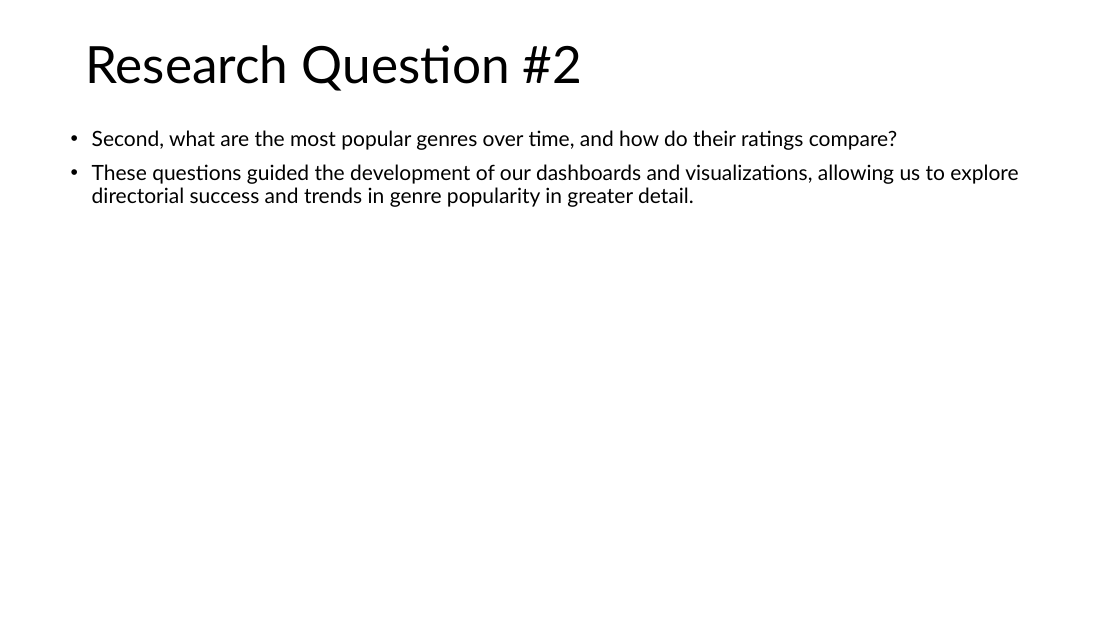
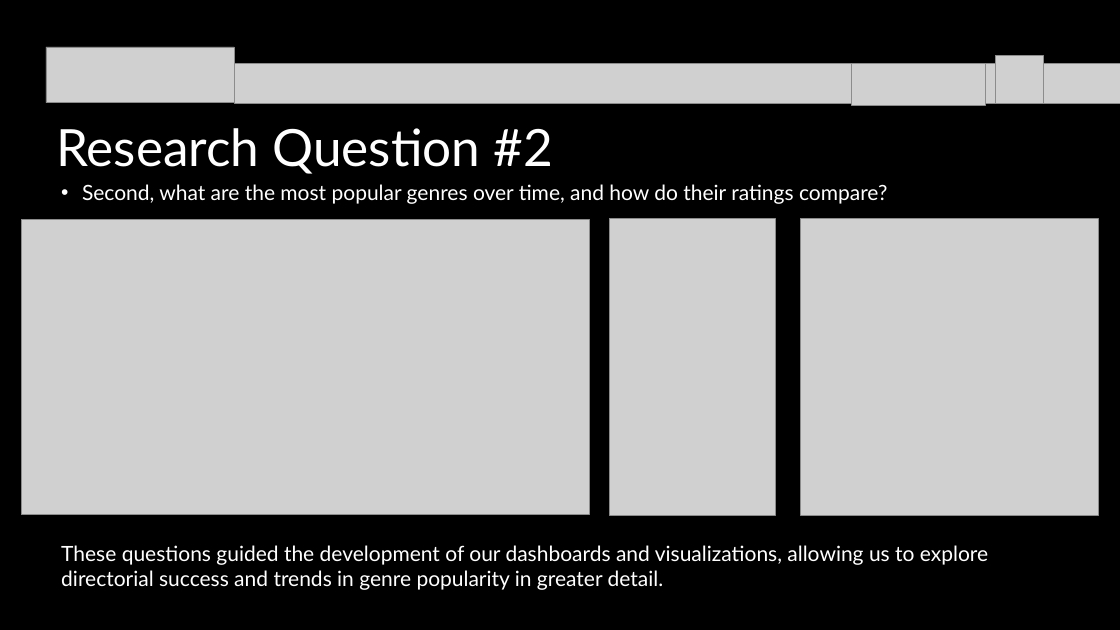
Before and after one commit to ajmonte0920/BootCamp24-project-4-group-08, a slide deck: slide 7 of Project 4_Group 8_Slide Deck.pptx (slide 10 before the commit). Drawn at 1120x630 pixels with LibreOffice and Linux fonts; fonts in the diff are those of the drawing; grey boxes stand for pictures. Boxes give left, top, right and bottom in pixels: in the first picture for what was removed or moved away, otherwise in the second. Text is boxed around its words. In the diff, an @@ line names an element or a change of style, - is before the commit and + after.

```diff
--- a/Project 4_Group 8_Slide Deck.pptx
+++ b/Project 4_Group 8_Slide Deck.pptx
@@ background #FFFFFF to #000000 @@
@@ picture added at <box>46,47,234,103</box> @@
@@ picture added at <box>996,55,1044,103</box> @@
@@ picture added at <box>234,64,1120,103</box> @@
@@ picture added at <box>852,64,986,105</box> @@
@@ title "Research Question #2": place and size @@
-title "Research Question #2" at <box>85,45,583,91</box>
+title "Research Question #2" at <box>56,128,554,174</box>
@@ title "Research Question #2" at <box>56,128,554,174</box>: text colour #000000 to #FFFFFF @@
@@ text "Second, what are the most ..." at <box>82,184,887,204</box>: text colour #000000 to #FFFFFF @@
@@ text "Second, what are the most ...": place and size @@
-text "Second, what are the most ..." at <box>92,130,1018,207</box>
+text "Second, what are the most ..." at <box>82,184,887,204</box>
@@ text at <box>92,164,1018,207</box>: paragraph removed @@
-• These questions guided the development of our dashboards and visualizations, allowing us to explore directorial success and trends in genre popularity in greater detail.
@@ picture added at <box>21,219,589,515</box> @@
@@ picture added at <box>609,219,776,516</box> @@
@@ picture added at <box>801,218,1098,515</box> @@
@@ text added at <box>61,545,988,590</box>, 18 pt, text #FFFFFF @@
+These questions guided the development of our dashboards and visualizations, allowing us to explore directorial success and trends in genre popularity in greater detail.
```
Also in this commit, not shown: 9 other slides changed, 2 slides removed, 6 other files.
